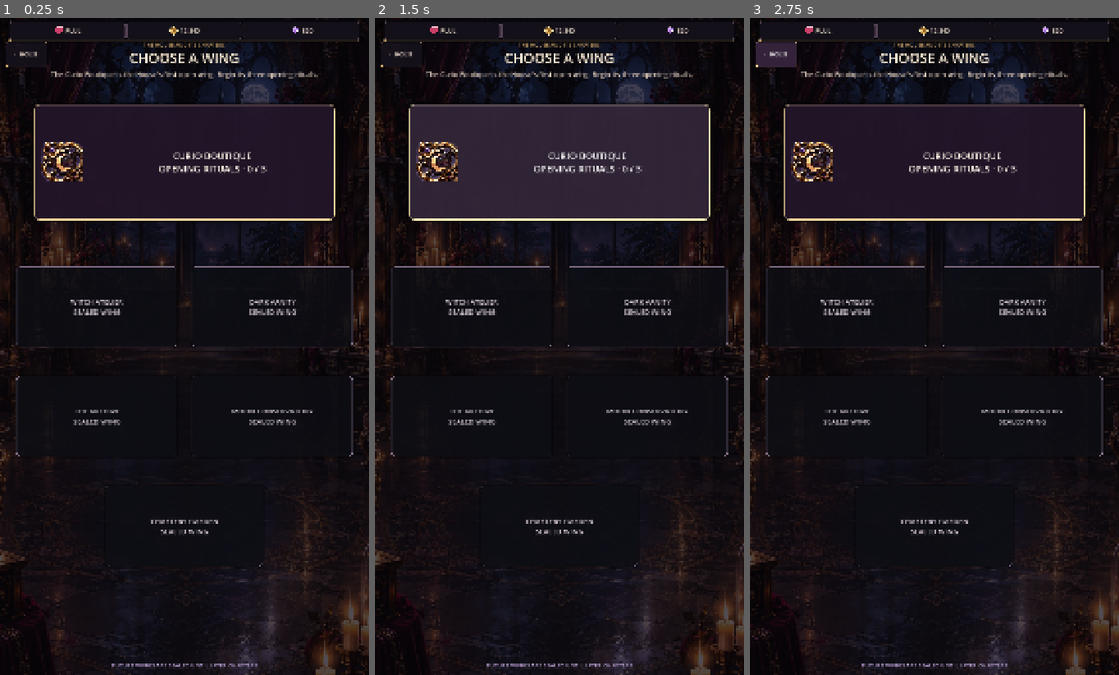
Above: before the commit, frames 1-3 (left to right).
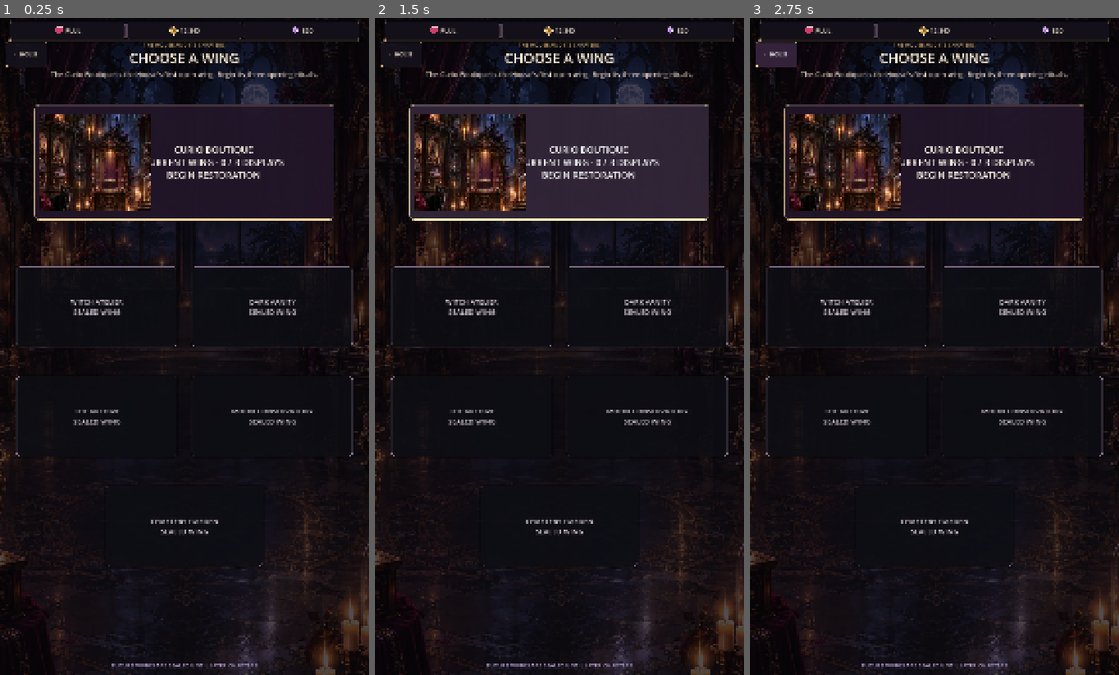
Above: after the commit, the same moments.

Repository: Jay-prodesign/akilta-match3
Game: Godot game, scene res://src/ui/map/chapter_select.tscn
Same seed, same stepped clock (60 frames per second), same inputs: the game is played once before the commit and once after it. This scene is started directly instead of the project's main scene.
Inputs:
- Up to frame 1 (0.25 s): no input
- Up to frame 2 (1.5 s): click "CURIO BOUTIQUE OPENING RITUAL…" (after the commit: "CURIO BOUTIQUE CURRENT WING ·…") at 0.5 s; click "CURIO BOUTIQUE OPENING RITUAL…" (after the commit: "CURIO BOUTIQUE CURRENT WING ·…") at 1.25 s
- Up to frame 3 (2.75 s): click "‹ HOUSE" at 2 s

The runs differ from the first frame. In frame 1, 4.3% of the frame differs, in the area x 10-91%, y 12-32%; in frame 2, 4.6%; in frame 3, 4.3%.

Commit message:
Chapters: authored current-wing place identity on latest verified baseline

Diff:
--- a/src/ui/map/chapter_select.gd
+++ b/src/ui/map/chapter_select.gd
@@ -8,6 +8,7 @@
 const ScreenArt = preload("res://src/ui/shared/screen_art_registry.gd")
 const TopResourceBar = preload("res://src/ui/shared/top_resource_bar.gd")
 const OPENING_LEVEL_COUNT := 3
+const CURRENT_WING_ART_PATH := "res://assets/world/ch01_curio_boutique/prestart_curio_boutique_shared.webp"
 
 const WINGS := [
 	{"id":"curio_boutique","name":"CURIO BOUTIQUE","x":0.08,"y":0.04,"w":0.84,"h":0.20},
@@ -146,8 +147,9 @@
 		button.icon_alignment = HORIZONTAL_ALIGNMENT_LEFT
 		button.add_theme_font_size_override("font_size", 27 if id == "curio_boutique" else 21)
 		if id == "curio_boutique":
-			button.icon = PieceAssetLoader.ornament("res://assets/curios/ch01_curio_moon_cameo_awakened_v01.svg")
-			button.add_theme_constant_override("icon_max_width", 156)
+			button.icon = null
+			button.clip_contents = true
+			_install_current_wing_art(button)
 			button.pressed.connect(func(): chapter_requested.emit("curio_boutique"))
 		else:
 			button.disabled = true
@@ -173,6 +175,23 @@
 	_lock_reason = lock_reason
 
 	_refresh_progress_state()
+
+func _install_current_wing_art(button: Button) -> void:
+	if button == null or button.get_node_or_null("CurrentWingArtwork") != null:
+		return
+	var art := TextureRect.new()
+	art.name = "CurrentWingArtwork"
+	art.anchor_left = 0.015
+	art.anchor_right = 0.39
+	art.anchor_top = 0.08
+	art.anchor_bottom = 0.92
+	art.grow_horizontal = Control.GROW_DIRECTION_BOTH
+	art.grow_vertical = Control.GROW_DIRECTION_BOTH
+	art.texture = PieceAssetLoader.ornament(CURRENT_WING_ART_PATH)
+	art.expand_mode = TextureRect.EXPAND_IGNORE_SIZE
+	art.stretch_mode = TextureRect.STRETCH_KEEP_ASPECT_COVERED
+	art.mouse_filter = Control.MOUSE_FILTER_IGNORE
+	button.add_child(art)
 
 func _refresh_progress_state() -> void:
 	var current := get_chapter_button("curio_boutique")
@@ -189,18 +208,18 @@
 	var state := "first_wing_open"
 	if opening_complete:
 		state = "current_complete"
-		current.text = "CURIO BOUTIQUE\nRESTORED · 3 / 3 · FIRST CABINET SET"
+		current.text = "CURIO BOUTIQUE\nRESTORED WING · 3 / 3 DISPLAYS\nREVISIT RITUALS"
 		current.tooltip_text = "Curio Boutique · first cabinet set restored · Levels 1–3 replayable"
 		_chapter_summary.text = "The opening wing is restored. Revisit its rituals while the deeper House remains sealed."
 		_lock_reason.text = "FIVE WINGS REMAIN SEALED · FUTURE CHAPTERS"
 	elif completed > 0:
 		state = "current_partial"
-		current.text = "CURIO BOUTIQUE\n%d / %d DISPLAYS AWAKENED · CONTINUE" % [completed, OPENING_LEVEL_COUNT]
+		current.text = "CURIO BOUTIQUE\nCURRENT WING · %d / %d DISPLAYS\nCONTINUE RESTORATION" % [completed, OPENING_LEVEL_COUNT]
 		current.tooltip_text = "Curio Boutique · %d / %d opening displays awakened" % [completed, OPENING_LEVEL_COUNT]
 		_chapter_summary.text = "%d of %d displays are awake. Continue the Curio Boutique restoration." % [completed, OPENING_LEVEL_COUNT]
 		_lock_reason.text = "RESTORE THE CURRENT WING · FUTURE WINGS STAY SEALED"
 	else:
-		current.text = "CURIO BOUTIQUE\nOPENING RITUALS · 0 / 3"
+		current.text = "CURIO BOUTIQUE\nCURRENT WING · 0 / 3 DISPLAYS\nBEGIN RESTORATION"
 		current.tooltip_text = "Curio Boutique · opening rituals · Levels 1–3"
 		_chapter_summary.text = "The Curio Boutique is the House's first open wing. Begin its three opening rituals."
 		_lock_reason.text = "FUTURE WINGS ARE SEALED UNTIL LATER CHAPTERS"
@@ -219,19 +238,27 @@
 	var count := buttons.size()
 	for i in range(count):
 		var button := buttons[i]
+		var current := String(button.get_meta("chapter_id", "")) == "curio_boutique"
 		if compact:
 			var spacing := 6.0
 			var card_height := maxf(52.0, (grid.size.y - spacing * float(count - 1)) / float(count))
 			button.position = Vector2(0, float(i) * (card_height + spacing))
 			button.size = Vector2(grid.size.x, card_height)
-			button.add_theme_font_size_override("font_size", 14)
-			button.add_theme_constant_override("icon_max_width", 56)
+			button.add_theme_font_size_override("font_size", 15 if current else 14)
+			button.add_theme_constant_override("icon_max_width", 175 if current else 0)
 		else:
 			button.position = Vector2(grid.size.x * float(button.get_meta("map_x")), grid.size.y * float(button.get_meta("map_y")))
 			button.size = Vector2(grid.size.x * float(button.get_meta("map_w")), grid.size.y * float(button.get_meta("map_h")))
-			var current := String(button.get_meta("chapter_id", "")) == "curio_boutique"
 			button.add_theme_font_size_override("font_size", 27 if current else 21)
-			button.add_theme_constant_override("icon_max_width", 156 if current else 0)
+			button.add_theme_constant_override("icon_max_width", 210 if current else 0)
+
+func chapter_visual_contract() -> Dictionary:
+	return {
+		"current_wing_art_path": CURRENT_WING_ART_PATH,
+		"current_wing_art_loaded": PieceAssetLoader.ornament(CURRENT_WING_ART_PATH) != null,
+		"current_wing_art_is_raster": CURRENT_WING_ART_PATH.ends_with(".webp") or CURRENT_WING_ART_PATH.ends_with(".png"),
+		"future_wings_artless_until_authored": true
+	}
 
 func _apply_current_style(button: Button, state: String) -> void:
 	button.disabled = false
@@ -246,6 +273,10 @@
 		box.border_color = Color("#E4C67F")
 	box.set_border_width_all(2)
 	box.set_corner_radius_all(14)
+	box.content_margin_left = 182
+	box.content_margin_right = 14
+	box.content_margin_top = 10
+	box.content_margin_bottom = 10
 	box.shadow_color = Color(0, 0, 0, 0.62)
 	box.shadow_size = 12
 	button.add_theme_stylebox_override("normal", box)
--- a/tests/integration/test_chapter_select_states.gd
+++ b/tests/integration/test_chapter_select_states.gd
@@ -22,9 +22,18 @@
 	await process_frame
 	_expect(screen.chapter_state("curio_boutique") == "first_wing_open", "fresh S02 must expose first_wing_open")
 	var current: Button = screen.get_chapter_button("curio_boutique")
-	_expect(current != null and current.text.contains("OPENING RITUALS") and current.text.contains("0 / 3"), "fresh current wing copy")
+	_expect(current != null and current.text.contains("CURRENT WING") and current.text.contains("0 / 3 DISPLAYS") and current.text.contains("BEGIN RESTORATION"), "fresh current wing copy")
+	_expect(screen.has_method("chapter_visual_contract"), "S02 must expose its current-wing visual contract")
+	if screen.has_method("chapter_visual_contract"):
+		var visual_contract: Dictionary = screen.chapter_visual_contract()
+		_expect(bool(visual_contract.get("current_wing_art_loaded", false)), "S02 current wing authored place art must load")
+		_expect(bool(visual_contract.get("current_wing_art_is_raster", false)), "S02 current wing place art must use raster runtime artwork")
+		_expect(bool(visual_contract.get("future_wings_artless_until_authored", false)), "S02 future wings must remain artless rather than fabricate chapter artwork")
 	_expect(screen.get_node_or_null("ResourceBar") != null, "S02 global resources header missing")
 	_expect(screen.get_node_or_null("Layout/ChapterHeader/HeaderBack") != null, "S02 header back missing")
+	var current_wing_art: TextureRect = current.get_node_or_null("CurrentWingArtwork") as TextureRect if current != null else null
+	_expect(current_wing_art != null and current_wing_art.texture != null, "S02 current wing must render authored place art inside the active chapter card")
+	_expect(current_wing_art != null and current_wing_art.get_parent() == current, "S02 current wing art must belong to the active chapter hotspot")
 	var backdrop: TextureRect = screen.get_node_or_null("ChapterWorldBackdrop")
 	_expect(backdrop != null and backdrop.texture != null, "S02 authored chapter-world raster missing")
 	for id in ["witch_atelier", "dark_vanity", "archive", "moon_conservatory", "cemetery_garden"]:
@@ -42,7 +51,7 @@
 	screen.set_progress(partial)
 	await process_frame
 	_expect(screen.chapter_state("curio_boutique") == "current_partial", "2/3 S02 must expose current_partial")
-	_expect(current.text.contains("2 / 3 DISPLAYS AWAKENED") and current.text.contains("CONTINUE"), "partial current-wing CTA truth")
+	_expect(current.text.contains("CURRENT WING") and current.text.contains("2 / 3 DISPLAYS") and current.text.contains("CONTINUE RESTORATION"), "partial current-wing CTA truth")
 	var resource_coin: Label = screen.get_node_or_null("ResourceBar/Resources/CoinResourceChip/HBoxContainer/CoinResource") as Label
 	if resource_coin == null:
 		resource_coin = screen.find_child("CoinResource", true, false) as Label
@@ -55,7 +64,7 @@
 	screen.set_progress(complete)
 	await process_frame
 	_expect(screen.chapter_state("curio_boutique") == "current_complete", "3/3 S02 must expose current_complete")
-	_expect(current.text.contains("RESTORED") and current.text.contains("3 / 3") and current.text.contains("FIRST CABINET SET"), "complete current-wing replay truth")
+	_expect(current.text.contains("RESTORED WING") and current.text.contains("3 / 3 DISPLAYS") and current.text.contains("REVISIT RITUALS"), "complete current-wing replay truth")
 	var lock_reason: Label = screen.get_node_or_null("Layout/LockReason")
 	_expect(lock_reason != null and lock_reason.text.contains("FIVE WINGS REMAIN SEALED"), "completed S02 must keep future-wing lock reason truthful")
 
--- a/tests/visual/capture_three_level_progression.gd
+++ b/tests/visual/capture_three_level_progression.gd
@@ -227,7 +227,7 @@
 	var completed_chapters = app.current_screen()
 	var completed_boutique: Button = completed_chapters.get_node_or_null("Layout/ChapterGrid/CurioBoutiqueButton") as Button
 	var completed_summary: Label = completed_chapters.get_node_or_null("Layout/ChapterSummary") as Label
-	if completed_boutique == null or not completed_boutique.text.contains("RESTORED · 3 / 3 · FIRST CABINET SET"):
+	if completed_boutique == null or not completed_boutique.text.contains("RESTORED WING · 3 / 3 DISPLAYS") or not completed_boutique.text.contains("REVISIT RITUALS"):
 		return _fail(app, "completed Chapter Select must identify the restored 3/3 Curio Boutique")
 	if completed_summary == null or not completed_summary.text.begins_with("The opening wing is restored"):
 		return _fail(app, "completed Chapter Select must describe the restored opening wing")
@@ -268,10 +268,10 @@
 		_fail(app, "Curio Boutique entry missing before Level %d" % level_number)
 		return false
 	if completed_before == 0:
-		if not boutique.text.contains("OPENING RITUALS · 0 / 3"):
+		if not boutique.text.contains("CURRENT WING · 0 / 3 DISPLAYS") or not boutique.text.contains("BEGIN RESTORATION"):
 			_fail(app, "Chapter Select must begin at 0 / 3 before Level 1")
 			return false
-	elif not boutique.text.contains("%d / 3 DISPLAYS AWAKENED · CONTINUE" % completed_before):
+	elif not boutique.text.contains("CURRENT WING · %d / 3 DISPLAYS" % completed_before) or not boutique.text.contains("CONTINUE RESTORATION"):
 		_fail(app, "Chapter Select must reflect %d / 3 progress before Level %d" % [completed_before, level_number])
 		return false
 	if chapter_summary == null:
